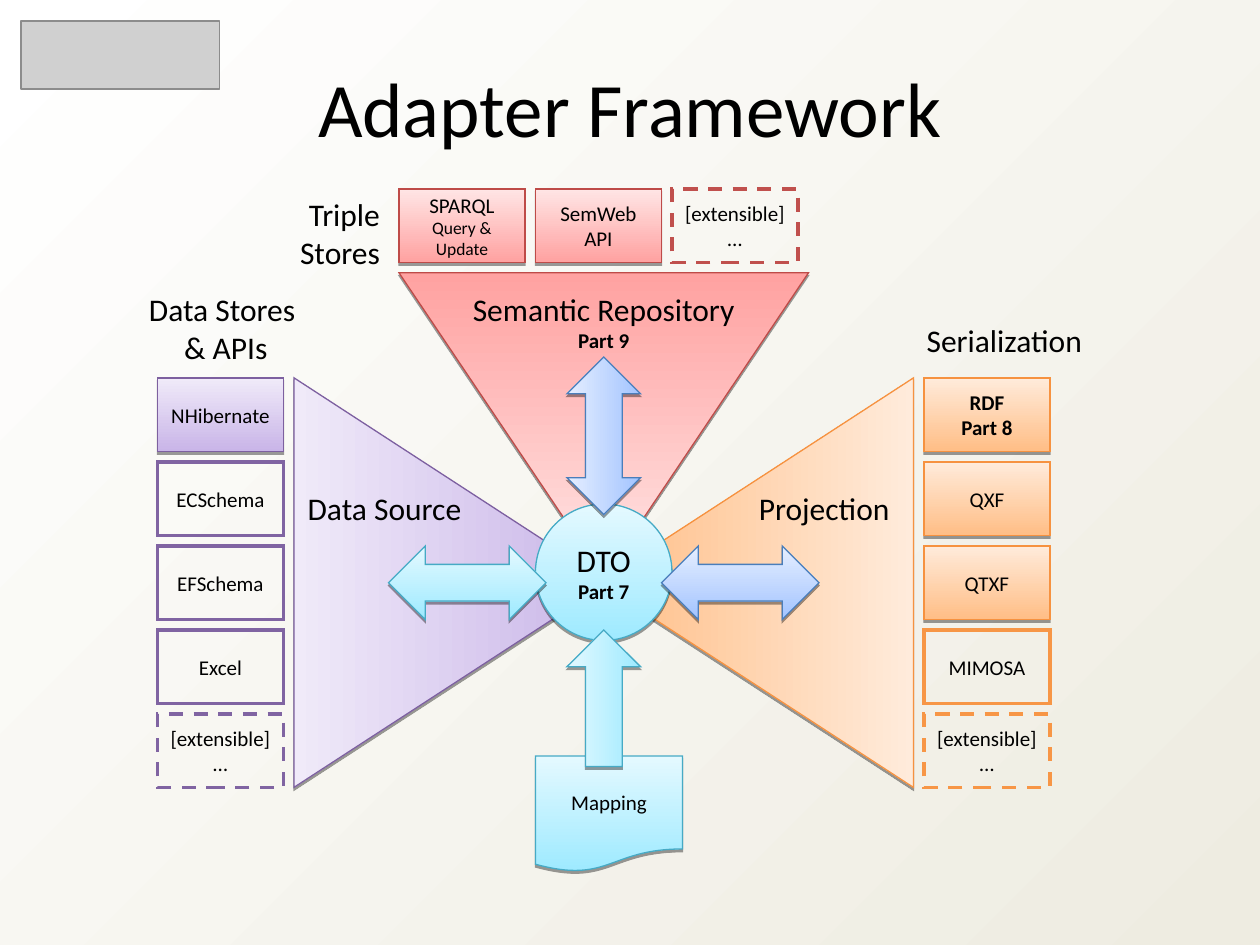
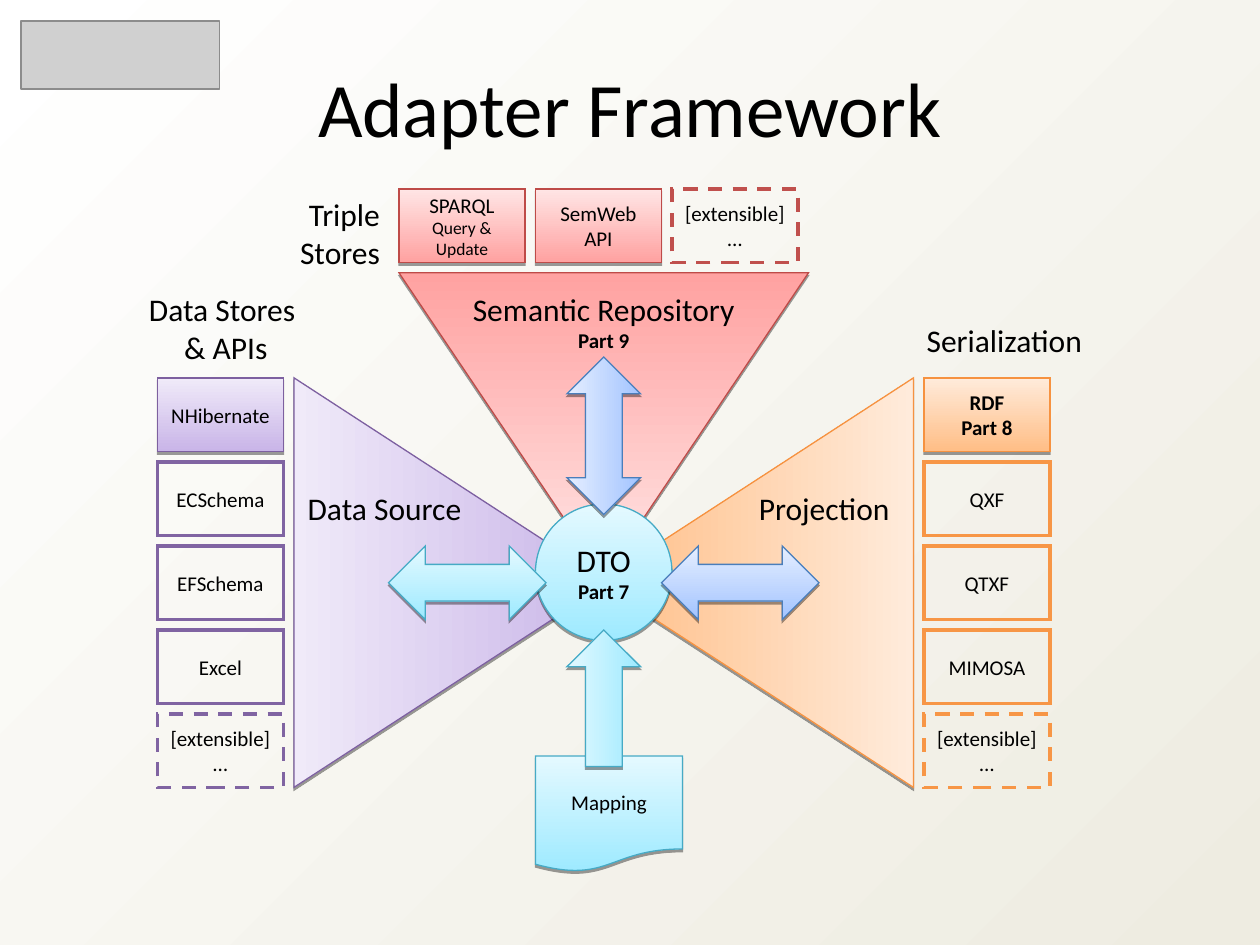
Before and after one commit to heyena/iring-tools, a slide deck: slide 10 of trunk/Documentation/iRINGTools_SDK_Overview_v1_2_1.ppt. Drawn at 1260x945 pixels with LibreOffice and Linux fonts; fonts in the diff are those of the drawing; grey boxes stand for pictures. Boxes give left, top, right and bottom in pixels: in the first picture for what was removed or moved away, otherwise in the second. Text is boxed around its words. In the diff, an @@ line names an element or a change of style, - is before the commit and + after.

```diff
--- a/trunk/Documentation/iRINGTools_SDK_Overview_v1_2_1.ppt
+++ b/trunk/Documentation/iRINGTools_SDK_Overview_v1_2_1.ppt
@@ rectangle "QXF" at [924, 462, 1050, 536]: fill gradient #FFBE86 to #FFEBDB to none; outline #F69240 0.74 pt to #F79646 2.01 pt; shadow off @@
@@ rectangle "QTXF" at [924, 546, 1050, 619]: fill gradient #FFBE86 to #FFEBDB to none; outline #F69240 0.74 pt to #F79646 2.01 pt; shadow off @@
```
Also in this commit, not shown: 1 other slide changed.
